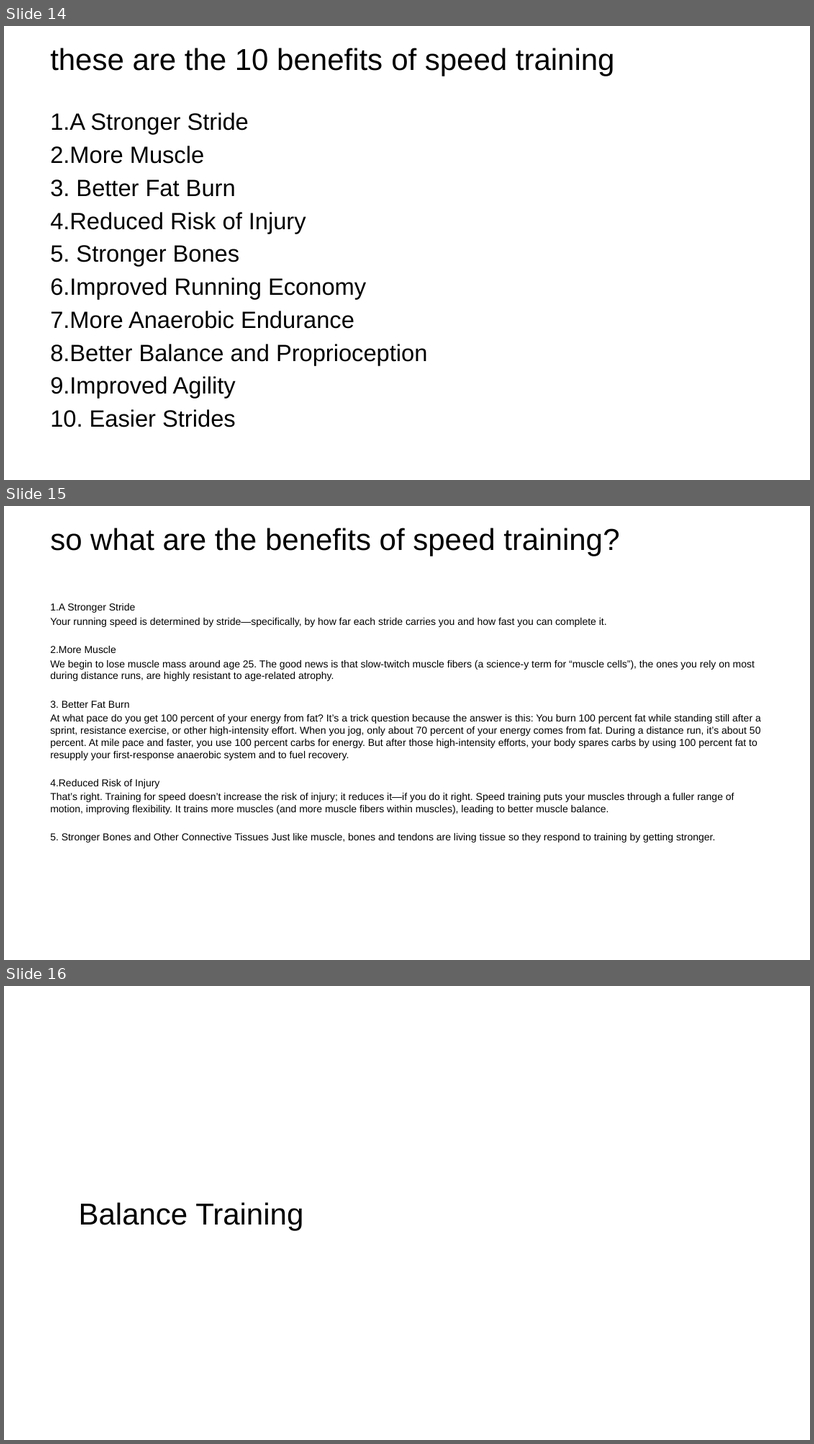
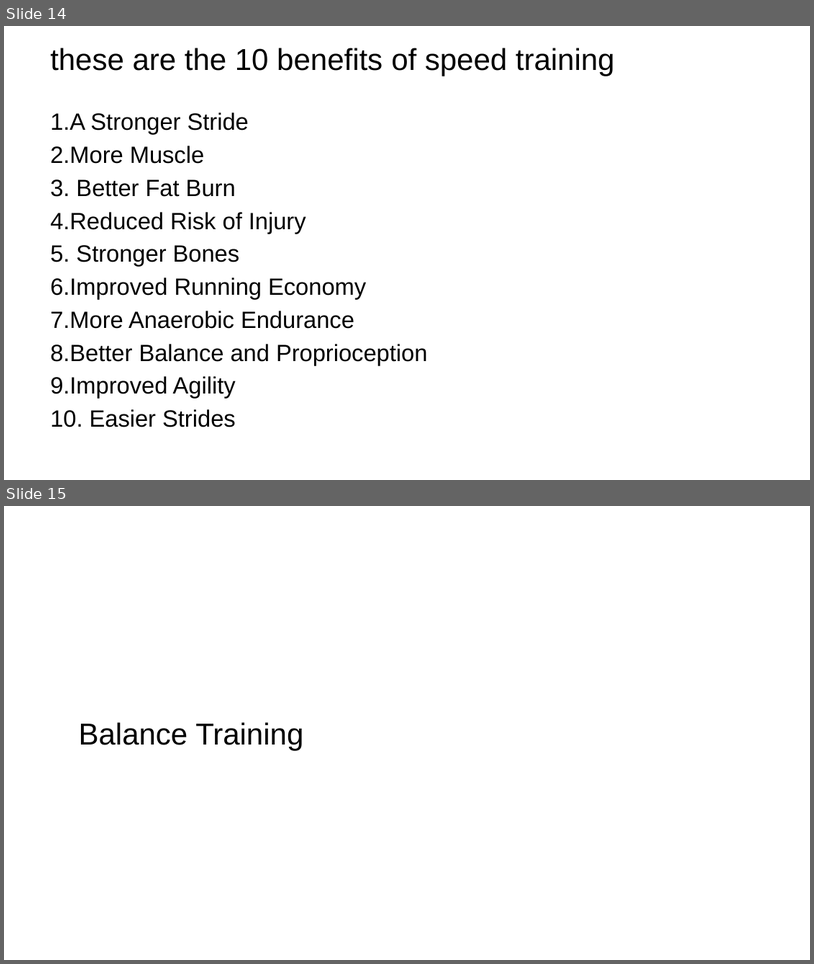
Before and after one commit to troy600/DSA, a slide deck: speedandtraining.pptx. Shown one above the other, each under a label of ours: slides 14, 15 and 16 before the commit, slides 14 and 15 after it. The pictures are 814x1444 and 814x964 pixels, drawn with LibreOffice and Linux fonts; fonts in the diff are those of the drawing; background and template pictures are left out. Boxes give left, top, right and bottom in pixels: in the first picture for what was removed or moved away, otherwise in the second. Text is boxed around its words. In the diff, an @@ line names an element or a change of style, - is before the commit and + after.

Commit message:
final update v1

```diff
--- a/speedandtraining.pptx
+++ b/speedandtraining.pptx
@@ slide 15 removed at [4, 506, 810, 960], background picture (left out) @@
@@ title removed at [50, 528, 620, 556] @@
-so what are the benefits of speed training?
@@ text removed at [50, 603, 761, 842] @@
-1.A Stronger Stride
-Your running speed is determined by stride—specifically, by how far each stride carries you and how fast you can complete it.
-2.More Muscle
-We begin to lose muscle mass around age 25. The good news is that slow-twitch muscle fibers (a science-y term for “muscle cells”), the ones you rely on most during distance runs, are highly resistant to age-related atrophy.
-3. Better Fat Burn
-At what pace do you get 100 percent of your energy from fat? It’s a trick question because the answer is this: You burn 100 percent fat while standing still after a sprint, resistance exercise, or other high-intensity effort. When you jog, only about 70 percent of your energy comes from fat. During a distance run, it’s about 50 percent. At mile pace and faster, you use 100 percent carbs for energy. But after those high-intensity efforts, your body spares carbs by using 100 percent fat to resupply your first-response anaerobic system and to fuel recovery.
-4.Reduced Risk of Injury
-That’s right. Training for speed doesn’t increase the risk of injury; it reduces it—if you do it right. Speed training puts your muscles through a fuller range of motion, improving flexibility. It trains more muscles (and more muscle fibers within muscles), leading to better muscle balance.
-5. Stronger Bones and Other Connective Tissues Just like muscle, bones and tendons are living tissue so they respond to training by getting stronger.
@@ what was slide 16 is now slide 15 @@
```
